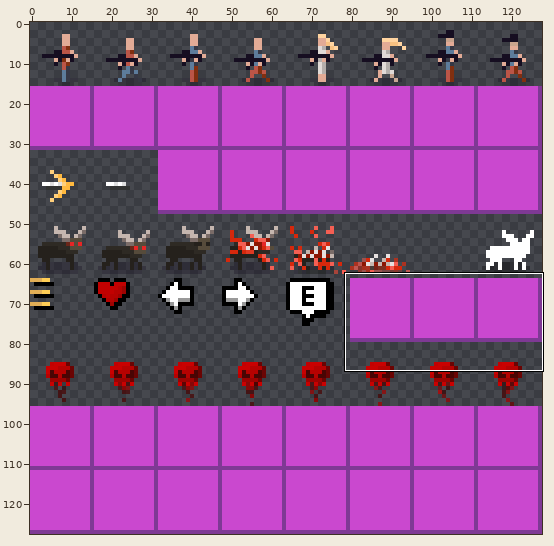
File history of a sprite sheet, assets/chars.png. The first picture is a wide view before the edit; the outline marks the close-up.
Close-up. Old version:
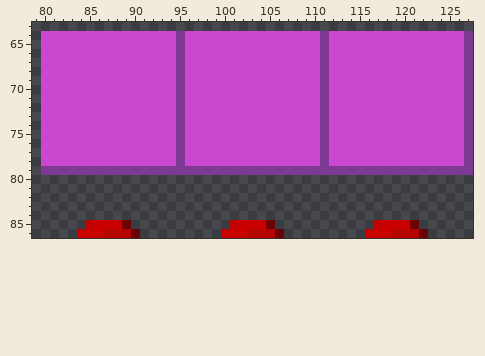
The file is 128x128 pixels. Colours within 5 levels of each other are drawn and written as one. Shown: x 79..127, y 63..86.
The same view after the edit:
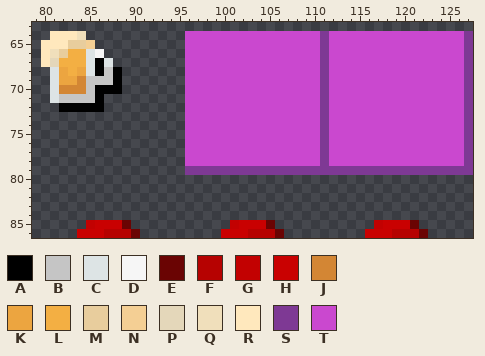
Palette (. is transparent): A #000000  B #c5c5c5  C #dde4e5  D #f6f6f6  E #6a0403  F #b60201  G #c20101  H #c90101  J #d38634  K #eca540  L #f3af43  M #e8cd9d  N #f4cf94  P #e4d7ba  Q #f0dfbb  R #ffe8bd  S #7e3994  T #ca48cf
The exact change:
Changed rows in their new state; - is an unchanged pixel.
first column x 80:
64 .RRRQ...........
65 RRRMMN..........
66 RQMLLCD.........
67 RPLLLCAC........
68 .CKLKCABA.......
69 .CKKJBBBA.......
70 .CJJJBAAA.......
71 .CBBBBA.........
72 ..AAAAA.........
73 ................
74 ................
75 ................
76 ................
77 ................
78 ................
79 ................
Where, in picture pixels (left, top, right, bottom), the same in both close-ups:
changed: (41, 31, 185, 175)
